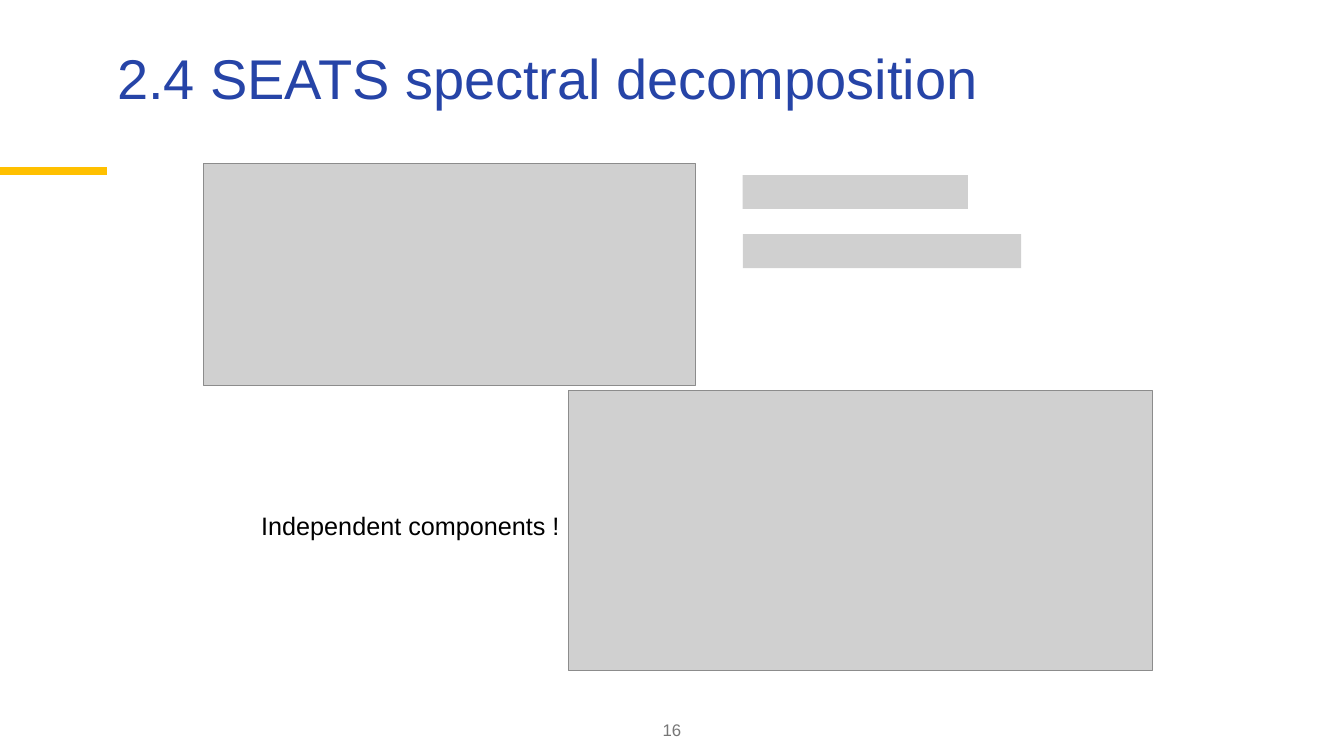
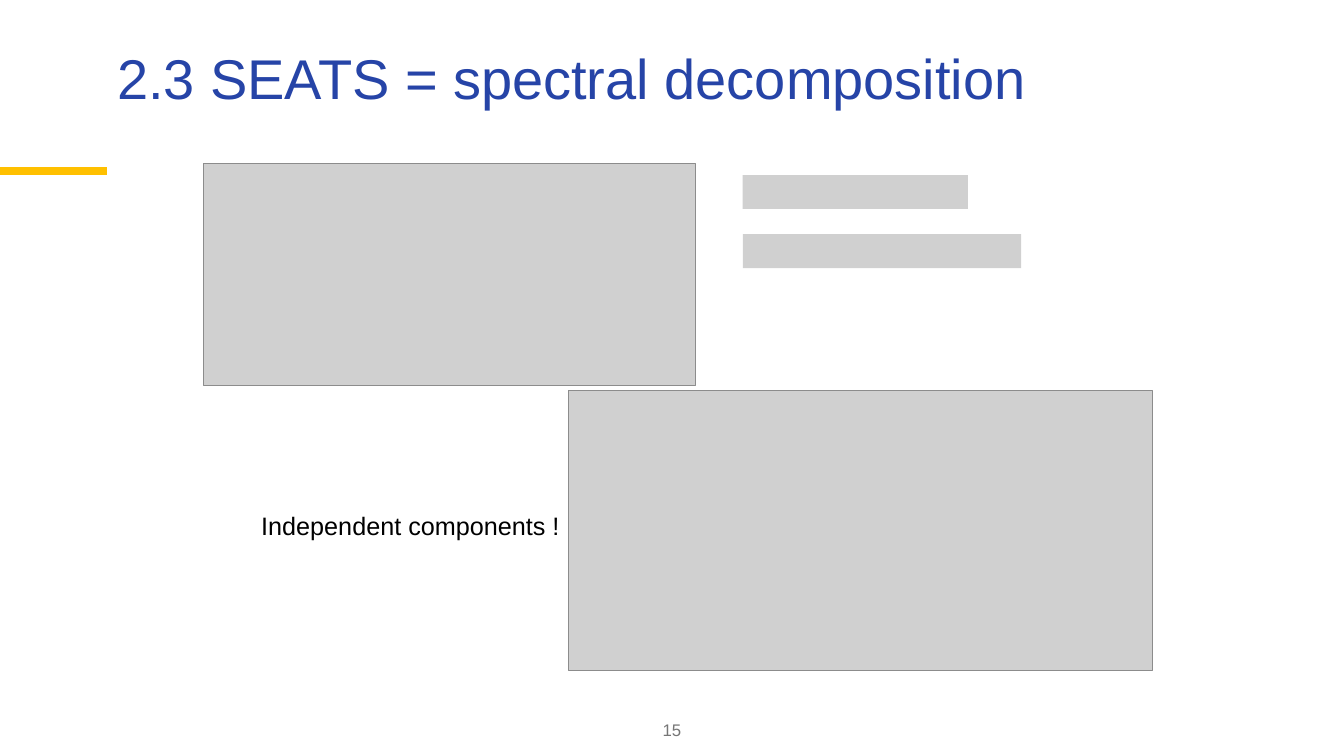
Before and after one commit to palatej/ESTP2026, a slide deck: slide 15 of 3.2 SEATS.pptx (slide 16 before the commit). Drawn at 1344x756 pixels with LibreOffice and Linux fonts; fonts in the diff are those of the drawing; grey boxes stand for pictures; background and template pictures are left out. Boxes give left, top, right and bottom in pixels: in the first picture for what was removed or moved away, otherwise in the second. Text is boxed around its words. In the diff, an @@ line names an element or a change of style, - is before the commit and + after.

Commit message:
Corrections (seats)

```diff
--- a/3.2 SEATS.pptx
+++ b/3.2 SEATS.pptx
@@ title at <box>117,58,1026,108</box>: text changed @@
-2.4 SEATS spectral decomposition
+2.3 SEATS = spectral decomposition
```
Also in this commit, not shown: 9 other slides changed, 1 slide added, 6 slides removed, 3 other files.
